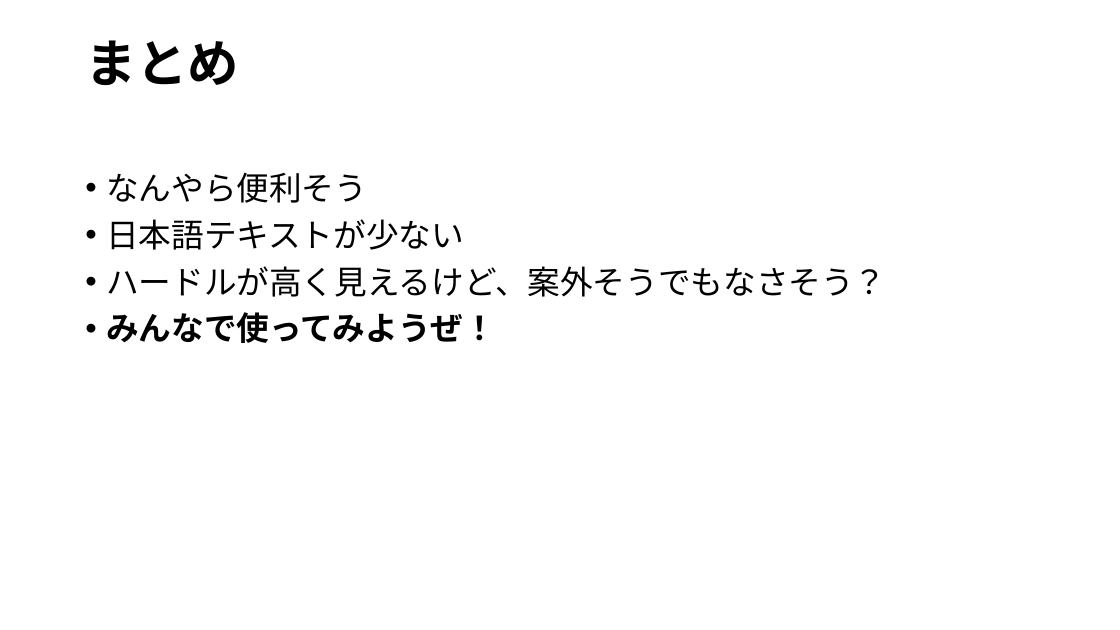
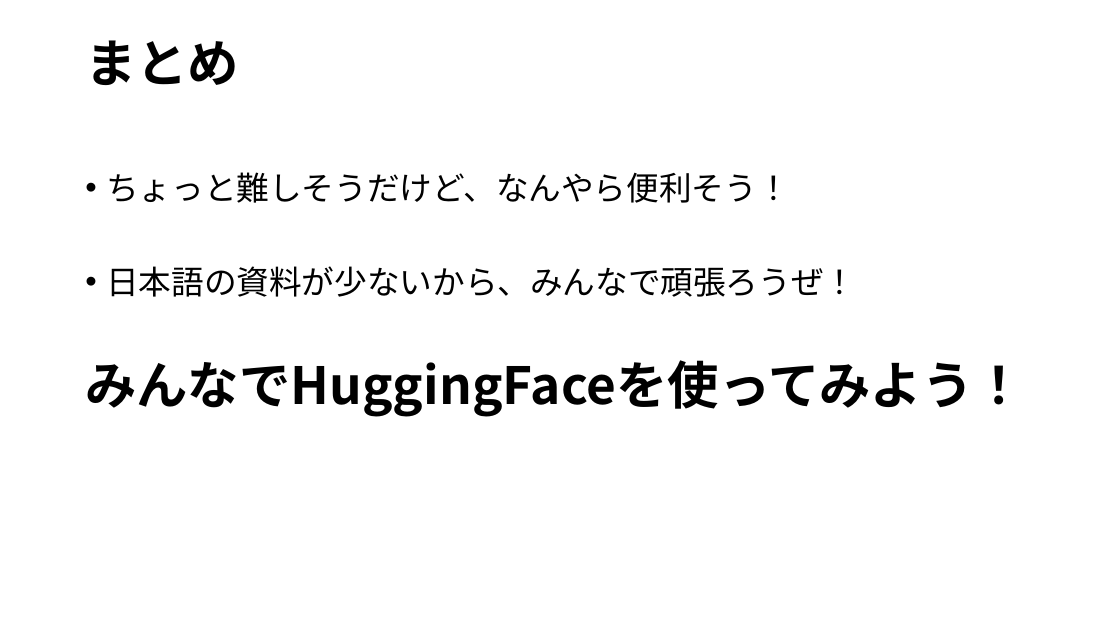
Before and after one commit to ikedachin/study_huggingface, a slide deck: slide 14 of huggingface 発表資料.pptx (slide 15 before the commit). Drawn at 1120x630 pixels with LibreOffice and Linux fonts; fonts in the diff are those of the drawing; background and template pictures are left out. Boxes give left, top, right and bottom in pixels: in the first picture for what was removed or moved away, otherwise in the second. Text is boxed around its words. In the diff, an @@ line names an element or a change of style, - is before the commit and + after.

Commit message:
発表資料完成（おしまい）

```diff
--- a/huggingface 発表資料.pptx
+++ b/huggingface 発表資料.pptx
@@ text at (85,172,1024,416): text changed @@
-• なんやら便利そう
-• 日本語テキストが少ない
-• ハードルが高く見えるけど、案外そうでもなさそう？
-• みんなで使ってみようぜ！
+• ちょっと難しそうだけど、なんやら便利そう！
+• 日本語の資料が少ないから、みんなで頑張ろうぜ！
+みんなでHuggingFaceを使ってみよう！
```
Also in this commit, not shown: 8 other slides changed, 1 slide added, 1 slide removed, 2 other files.
